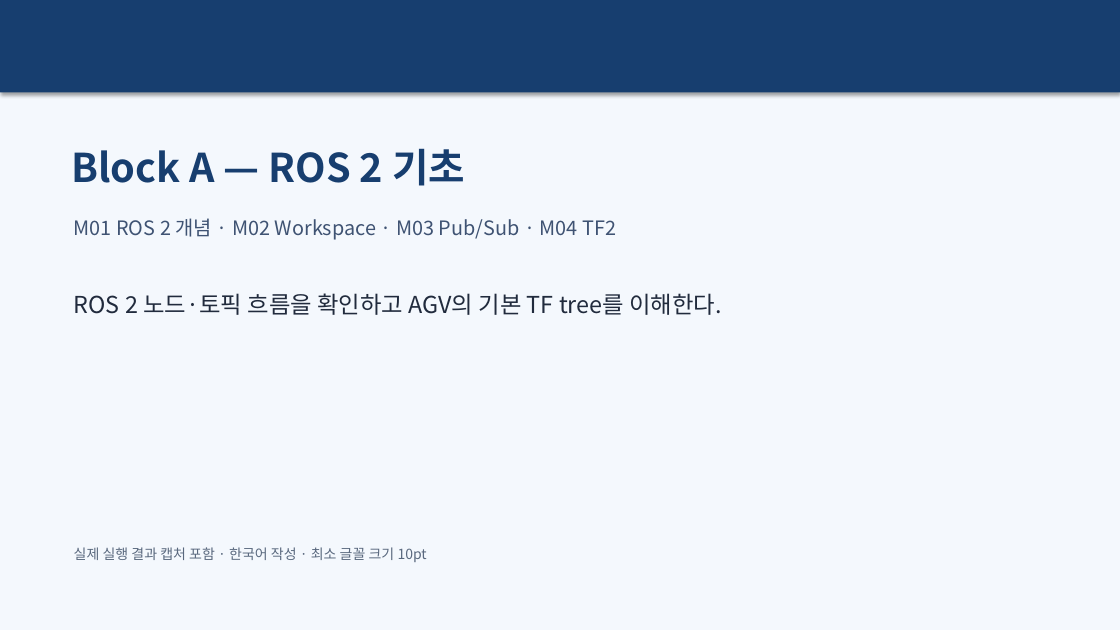
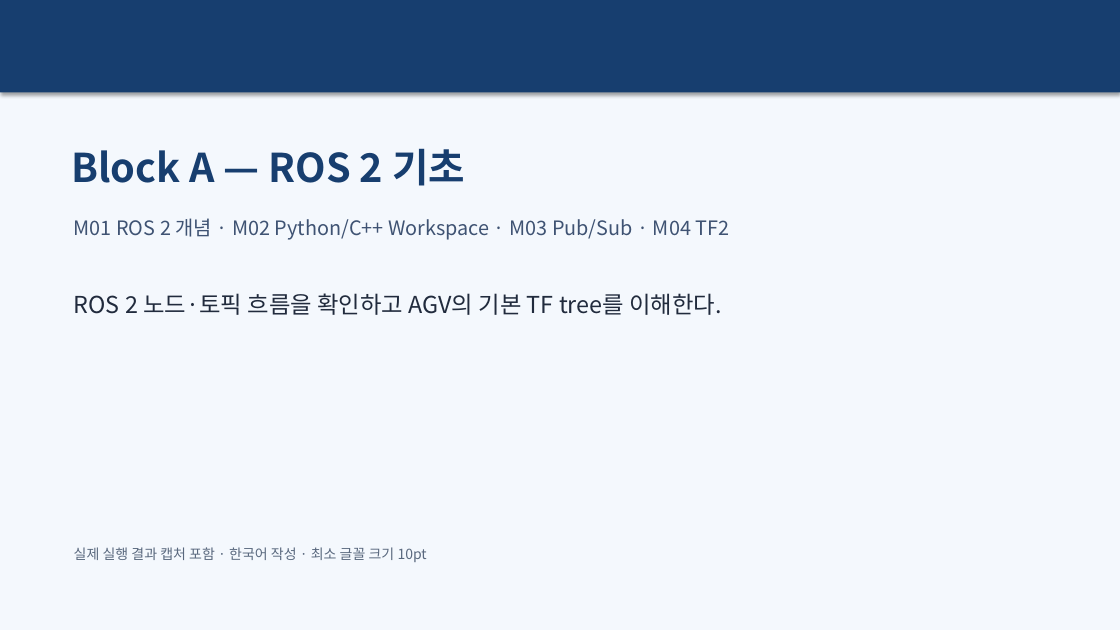
Before and after one commit to choimagon/ros2_curri, a slide deck: slide 1 of blocks/A_ros2_basics/Block_A_실습결과_명령어.pptx. Drawn at 1120x630 pixels with LibreOffice and Linux fonts; fonts in the diff are those of the drawing. Boxes give left, top, right and bottom in pixels: in the first picture for what was removed or moved away, otherwise in the second. Text is boxed around its words. In the diff, an @@ line names an element or a change of style, - is before the commit and + after.

```diff
--- a/blocks/A_ros2_basics/Block_A_실습결과_명령어.pptx
+++ b/blocks/A_ros2_basics/Block_A_실습결과_명령어.pptx
@@ text at (x1=74, y1=218, x2=730, y2=240): text changed @@
-M01 ROS 2 개념 · M02 Workspace · M03 Pub/Sub · M04 TF2
+M01 ROS 2 개념 · M02 Python/C++ Workspace · M03 Pub/Sub · M04 TF2
```
Also in this commit, not shown: 3 other slides changed, 2 slides added, 23 other files.
